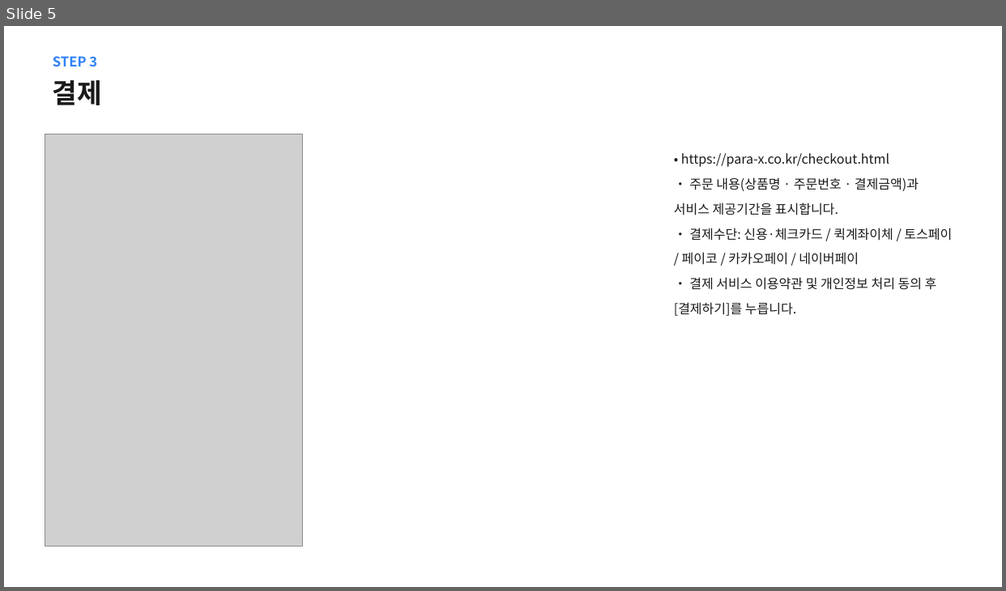
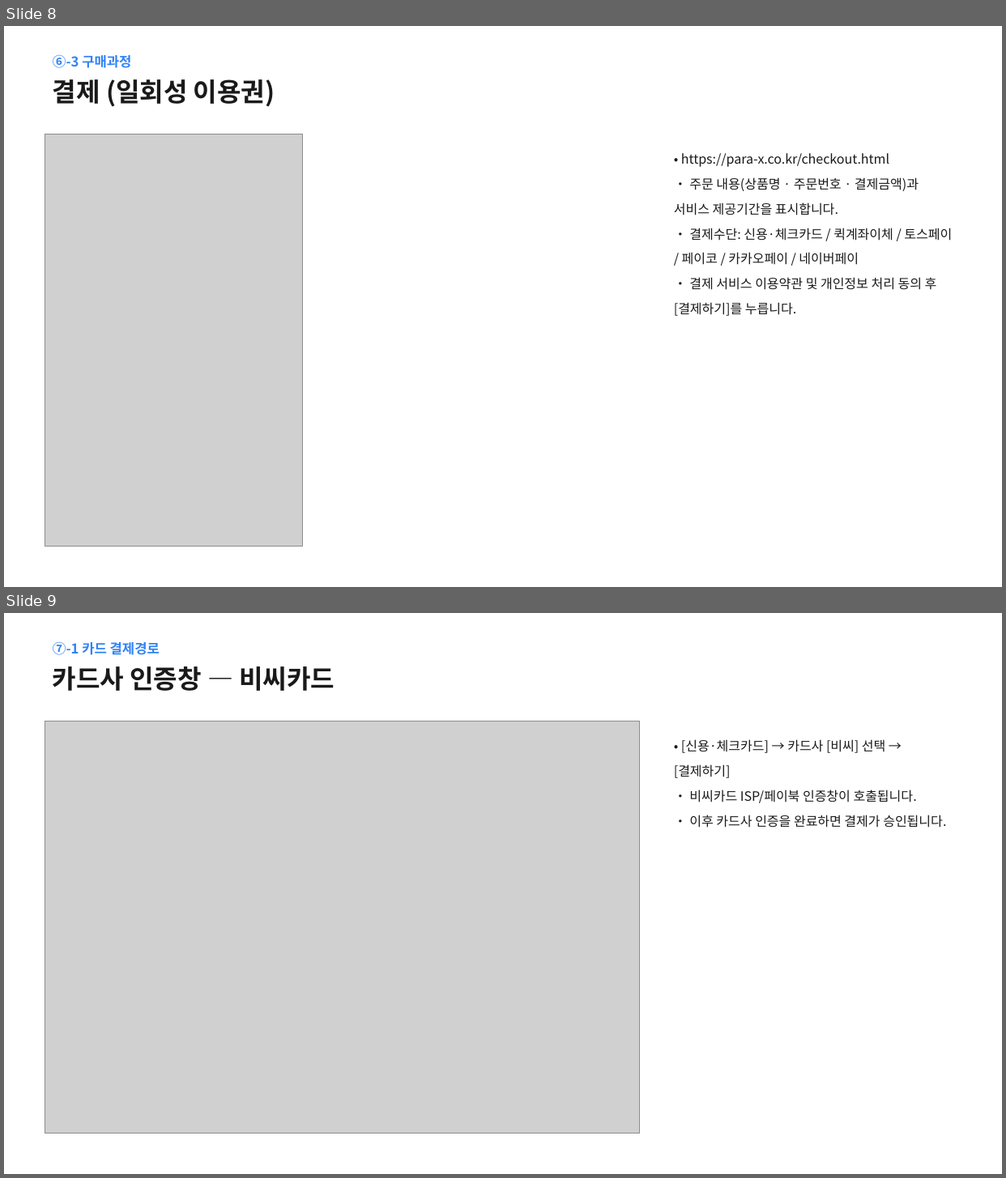
Before and after one commit to BIGSHOL/mathlab, a slide deck: docs/토스페이먼츠_결제경로_파라엑스.pptx. Shown one above the other, each under a label of ours: slide 5 before the commit, slides 8 and 9 after it. The pictures are 1006x591 and 1006x1178 pixels, drawn with LibreOffice and Linux fonts; fonts in the diff are those of the drawing; grey boxes stand for pictures. Boxes give left, top, right and bottom in pixels: in the first picture for what was removed or moved away, otherwise in the second. Text is boxed around its words. In the diff, an @@ line names an element or a change of style, - is before the commit and + after.

```diff
--- a/docs/토스페이먼츠_결제경로_파라엑스.pptx
+++ b/docs/토스페이먼츠_결제경로_파라엑스.pptx
@@ slide 9 added at <box>4,613,1002,1174</box>, background #FFFFFF @@
@@ text added at <box>53,642,160,655</box>, 13 pt, text #3182F6, bold @@
+⑦-1 카드 결제경로
@@ text added at <box>53,666,334,691</box>, 25 pt, text #1A1A1A, bold @@
+카드사 인증창 — 비씨카드
@@ picture added at <box>45,722,640,1133</box> @@
@@ text added at <box>674,739,946,828</box>, 12.5 pt, text #1A1A1A @@
+• [신용·체크카드] → 카드사 [비씨] 선택 → [결제하기]
+• 비씨카드 ISP/페이북 인증창이 호출됩니다.
+• 이후 카드사 인증을 완료하면 결제가 승인됩니다.
@@ what was slide 5 is now slide 8 @@
@@ slide 8 changed as well @@
@@ text at <box>53,55,131,68</box>: text changed @@
-STEP 3
+⑥-3 구매과정
@@ text at <box>53,79,275,107</box>: text changed; size 26 to 25 pt @@
-결제
+결제 (일회성 이용권)
```
Also in this commit, not shown: 7 other slides changed, 5 other slides added, 1 other file.
